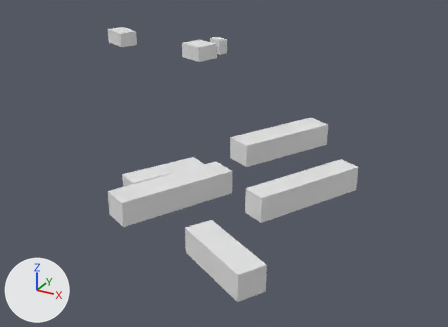
One commit to the glTF model output/glb/tile_182.glb: the scene before it, then after it.
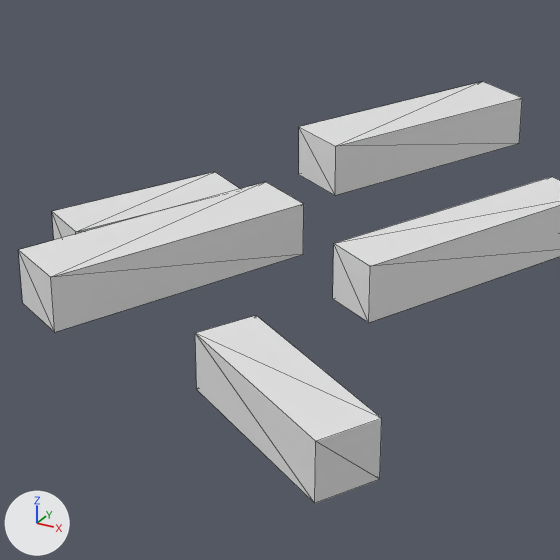
There are two pictures of each version: one whole from a 50 mm camera at (166.4, -268.0, 117.2) aimed at (17.9, 2.1, -17.8), one close up on the part from 22% to 77% of the width and 25% to 100% of the height. Lighting does not change. The marker at lower left points along +X, +Y and +Z. The first two pictures are the older version. The close-ups show mesh edges as thin lines.
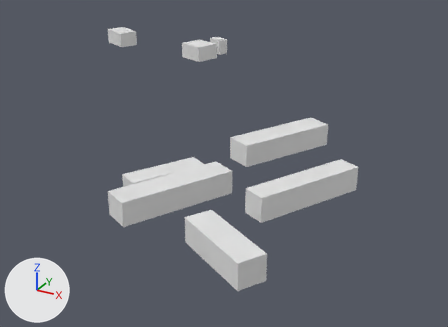
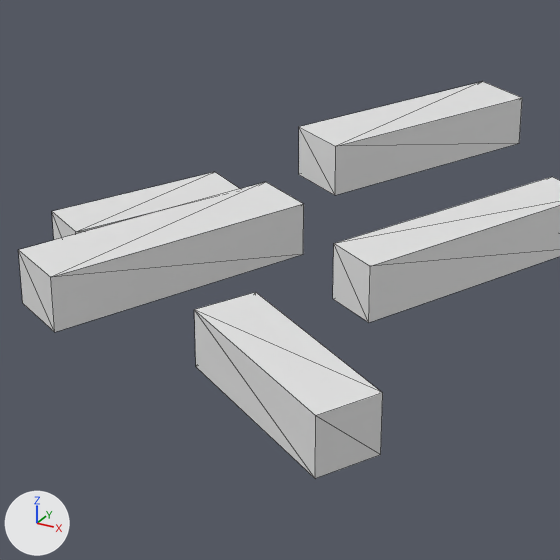
Changed parts and their boxes [x1, y1, x2, y2] in the close-ups (560 x 560 px; the box of a moved part takes in the faces that stretch with it):
'Mesh_0', reshaped
    before: [18, 82, 560, 503]
    after: [18, 82, 560, 478]
part 1 of me_mesh_0, moved or reshaped
    before: [195, 315, 382, 503]
    after: [194, 292, 383, 478]

The change, as a diff of the scene's bpy script:
```diff
--- a/output/glb/tile_182.glb.py
+++ b/output/glb/tile_182.glb.py
@@ me_mesh_0 @@
 # used by ob_mesh_0; location = (0.0, 0.0, 0.0)
-me_mesh_0.from_pydata(...)  # 64 vertices, 80 faces; spans x -137.0..105.0, y -126.0..121.0, z 0.0..22.0
+me_mesh_0.from_pydata(...)  # 64 vertices, 80 faces; spans x -137.0..105.0, y -126.0..121.0, z 2.0..22.0
+# me_mesh_0 part 1: the loose piece of 8 vertices spanning x 63.0..98.0, y -126.0..-99.0, z 0.0..10.0 is moved by (0.0, 0.0, 4.0)
```
